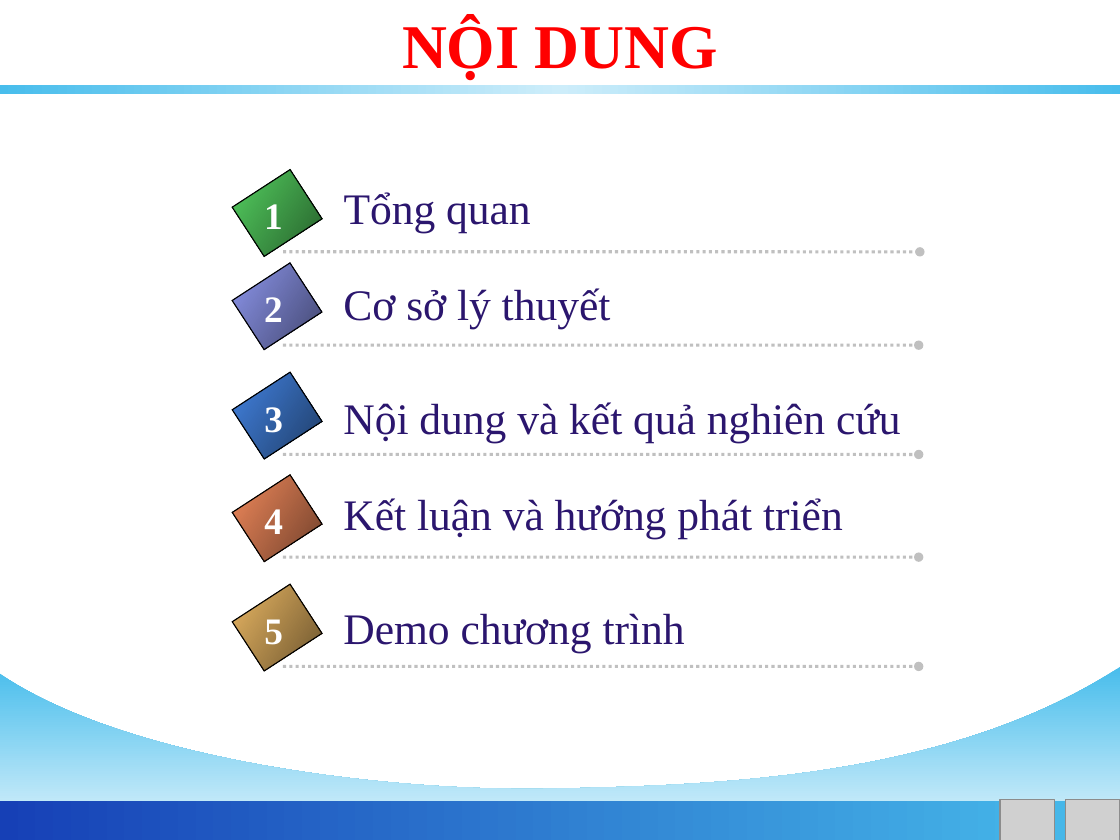
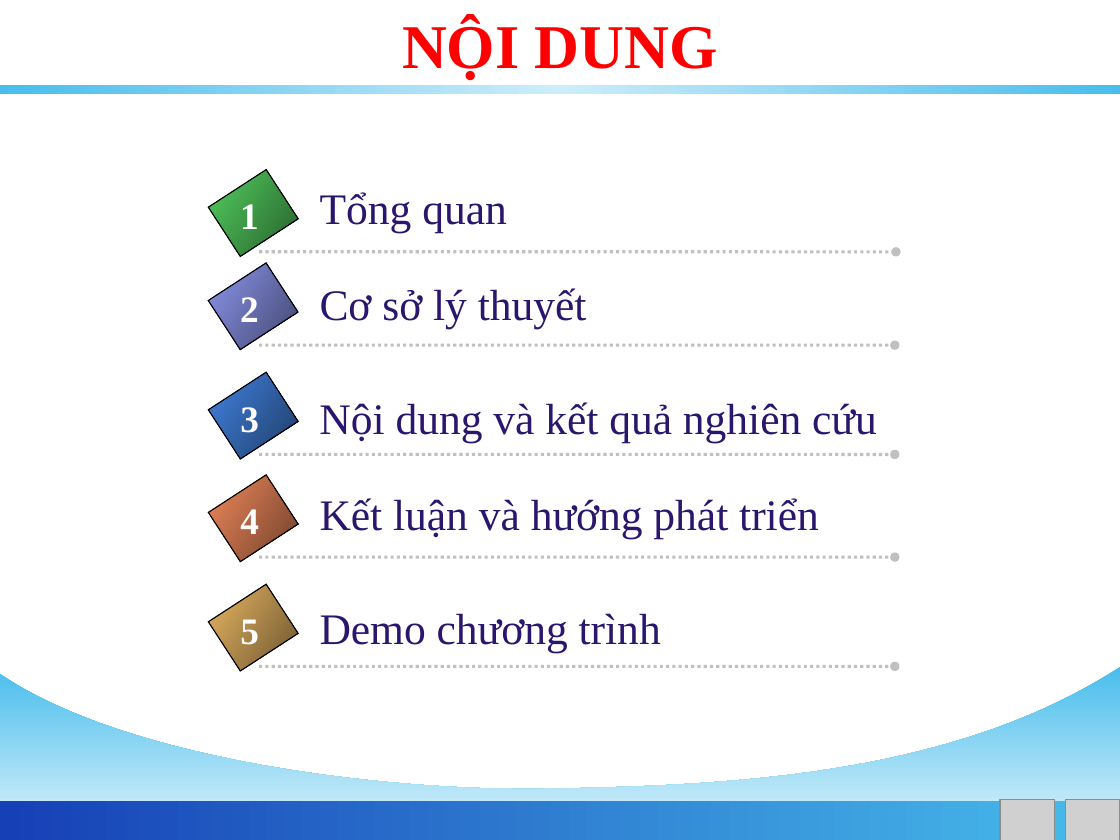
Before and after one commit to phamngsinh/cantho-webgis, a slide deck: slide 2 of Document/Bao Cao/BaoCaoLuanVan.ppt. Drawn at 1120x840 pixels with LibreOffice and Linux fonts; fonts in the diff are those of the drawing; grey boxes stand for pictures; background and template pictures are left out. Boxes give left, top, right and bottom in pixels: in the first picture for what was removed or moved away, otherwise in the second. Text is boxed around its words. In the diff, an @@ line names an element or a change of style, - is before the commit and + after.

```diff
--- a/Document/Bao Cao/BaoCaoLuanVan.ppt
+++ b/Document/Bao Cao/BaoCaoLuanVan.ppt
@@ 10 texts, 5 rectangles, 5 arrows: place and size @@
-10 texts, 5 rectangles, 5 arrows at [232,169,920,672]
+10 texts, 5 rectangles, 5 arrows at [208,169,896,672]
```
Also in this commit, not shown: 23 other slides changed, 1 slide added, 1 slide removed.
